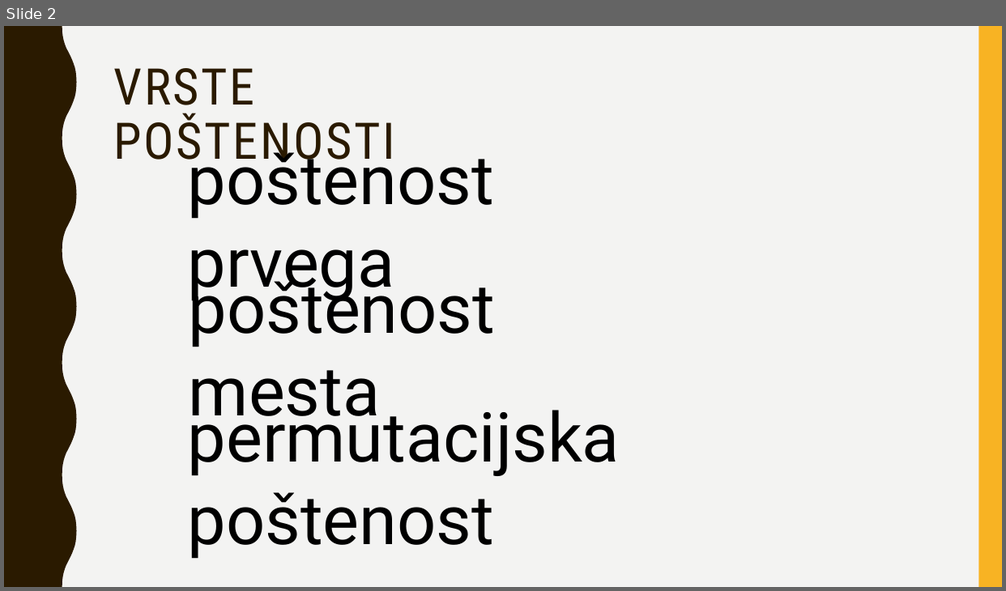
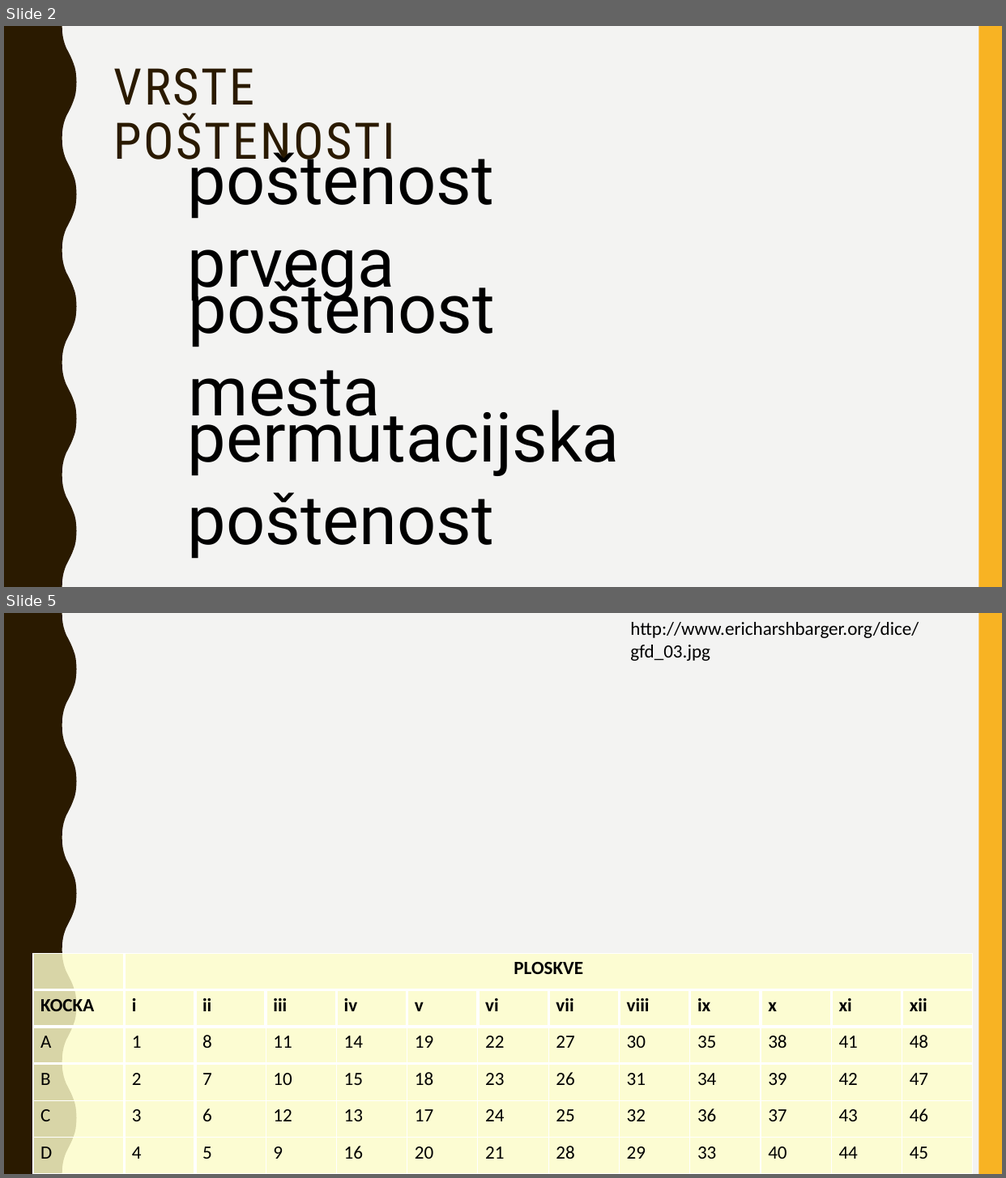
Before and after one commit to lanster42/FMF_zapiski, a slide deck: Seminar/Permutacijsko-pošteni nabori kock.pptx. Shown one above the other, each under a label of ours: slide 2 before the commit, slides 2 and 5 after it; the slides between them are not shown. The pictures are 1006x591 and 1006x1178 pixels, drawn with LibreOffice and Linux fonts; fonts in the diff are those of the drawing; background and template pictures are left out. Boxes give left, top, right and bottom in pixels: in the first picture for what was removed or moved away, otherwise in the second. Text is boxed around its words. In the diff, an @@ line names an element or a change of style, - is before the commit and + after.

```diff
--- a/Seminar/Permutacijsko-pošteni nabori kock.pptx
+++ b/Seminar/Permutacijsko-pošteni nabori kock.pptx
@@ slide 5 added at (4,613,1002,1174), background picture (left out); not listed: 2 template elements that a slide beside it also shows @@
@@ text added at (630,622,918,661), 18 pt, text #000000 @@
+http://www.ericharshbarger.org/dice/gfd_03.jpg
@@ table added at (33,954,969,1174), 6 rows, 13 columns @@
+ | PLOSKVE |  |  |  |  |  |  |  |  |  |  | 
+KOCKA | i | ii | iii | iv | v | vi | vii | viii | ix | x | xi | xii
+A | 1 | 8 | 11 | 14 | 19 | 22 | 27 | 30 | 35 | 38 | 41 | 48
+B | 2 | 7 | 10 | 15 | 18 | 23 | 26 | 31 | 34 | 39 | 42 | 47
+C | 3 | 6 | 12 | 13 | 17 | 24 | 25 | 32 | 36 | 37 | 43 | 46
+D | 4 | 5 | 9 | 16 | 20 | 21 | 28 | 29 | 33 | 40 | 44 | 45
```
Also in this commit, not shown: 5 other slides added, 1 slide removed, 2 other files.
